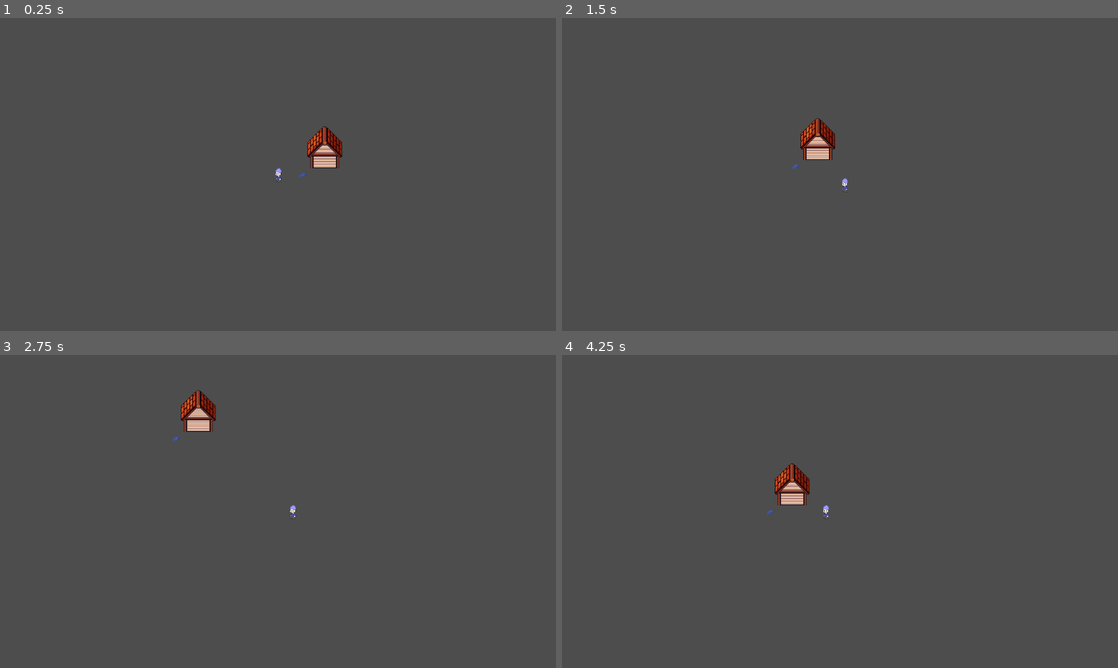
Above: before the commit, frames 1-4 (two rows, left to right).
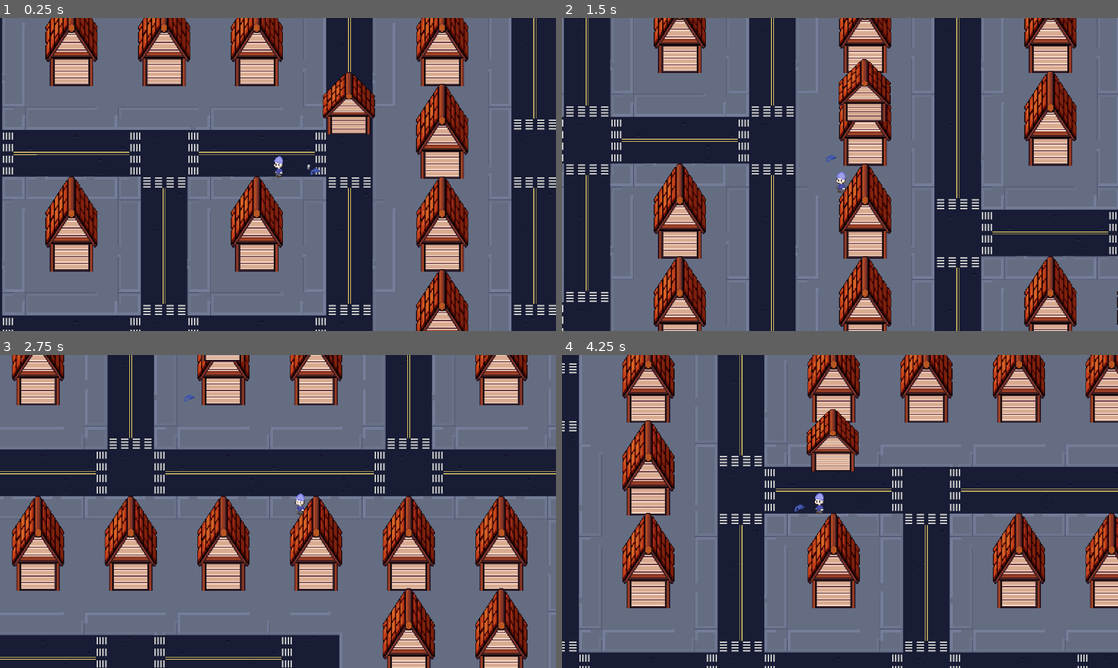
Above: after the commit, the same moments.

Repository: sjgillGit/gwj93
Game: Godot game, scene res://Main/main.tscn
Two runs of this game, one before a commit and one after it. Both use one fixed random seed, a clock stepped at 60 frames per second and the inputs below.
Inputs:
- Up to frame 1 (0.25 s): no input
- Up to frame 2 (1.5 s): tap Enter (ui_accept) at 0.5, 0.77 s; hold D (InputRight) 0.53-1.28 s; hold E (Interact) 0.53-1.28 s; hold S (InputDown) from 1.28 s (still down); tap E (Interact) at 1.35 s
- Up to frame 3 (2.75 s): tap Enter (ui_accept) at 1.52 s; release S (InputDown) at 2.03 s; hold D (InputRight) from 2.03 s (still down); hold E (Interact) from 2.03 s (still down)
- Up to frame 4 (4.25 s): release D (InputRight) at 2.78 s; release E (Interact) at 2.78 s; hold W (InputUp) 2.78-3.53 s; tap E (Interact) at 2.85 s; tap Enter (ui_accept) at 3.02, 3.77 s; hold A (InputLeft) from 3.53 s (still down); hold E (Interact) from 3.53 s (still down)

The runs differ from the first frame. In frame 1, 99% of the frame differs, in the area x 0-100%, y 0-100%; in frame 2, 99%; in frame 3, 99%; in frame 4, 100%.

Commit message:
Worked on generation some more
Just refining and fine tuning the constraints

Diff:
--- a/Main/main.tscn
+++ b/Main/main.tscn
@@ -18,5 +18,4 @@
 position = Vector2(575, 294)
 
 [node name="LevelGenerator" parent="." unique_id=609460223 instance=ExtResource("5_k3v36")]
-visible = false
 z_index = -1
--- a/Scenes/LevelGeneration/level_generator.gd
+++ b/Scenes/LevelGeneration/level_generator.gd
@@ -203,8 +203,8 @@
 			# This path doesn't need to be checked if out of bounds
 			if !is_valid_slot(pos + Module.path_to_dir(path)):
 				# Only sidewalks should end the map
-				if module.paths[path] != 0:
-					module_valid = false
+				#if module.paths[path] != 0:
+					#module_valid = false
 				continue
 
 			var path_valid: bool = false
@@ -220,6 +220,13 @@
 					continue
 				#if module.is_straightaway and nei_module.is_straightaway:
 					#continue
+
+				# parallel road check, if both are roads, but are connecting through sidewalk
+				# then we cancel
+				var is_sidewalk_connection: bool = module.paths[path] == 0 and nei_module.paths[path_to_check] == 0
+				var both_roads: bool = nei_module.paths.values().has(1) and module.paths.values().has(1)
+				if is_sidewalk_connection and both_roads:
+					continue
 
 				# if corresponding, then this path is valid
 				if module.paths[path] == nei_module.paths[path_to_check]:
--- a/Scenes/LevelGeneration/slot.tscn
+++ b/Scenes/LevelGeneration/slot.tscn
@@ -3,7 +3,7 @@
 [ext_resource type="Script" uid="uid://n7mbca5ev311" path="res://Scenes/LevelGeneration/slot.gd" id="1_67x5h"]
 [ext_resource type="TileSet" uid="uid://b1vgdw0essfir" path="res://Scenes/LevelGeneration/tile_set.tres" id="2_67x5h"]
 [ext_resource type="Script" uid="uid://p2o2otdx36y4" path="res://Scenes/LevelGeneration/module.gd" id="2_80t34"]
-[ext_resource type="Texture2D" uid="uid://yhpw7badl1yp" path="res://Assets/Placeholder/Environment/House_Free_TexturePack.png" id="4_4qxx8"]
+[ext_resource type="PackedScene" path="res://Scenes/building.tscn" id="4_4qxx8"]
 
 [node name="Slot" type="Node2D" unique_id=716141078 node_paths=PackedStringArray("modules")]
 script = ExtResource("1_67x5h")
@@ -161,11 +161,9 @@
 [node name="Lines" type="TileMapLayer" parent="Modules/Block/Main" unique_id=1872141446]
 tile_set = ExtResource("2_67x5h")
 
-[node name="HouseFreeTexturePack" type="Sprite2D" parent="Modules/Block" unique_id=632630830]
-position = Vector2(64, 47)
-texture = ExtResource("4_4qxx8")
-region_enabled = true
-region_rect = Rect2(0, 100, 75, 97)
+[node name="Building" parent="Modules/Block" unique_id=95963998 instance=ExtResource("4_4qxx8")]
+position = Vector2(64, 99)
+scale = Vector2(1, 1.529)
 
 [node name="Left" type="Node2D" parent="Modules" unique_id=241570654]
 visible = false
@@ -256,7 +254,6 @@
 2: 1,
 3: 0
 })
-is_intersection = false
 weight = 0.1
 
 [node name="Main" type="TileMapLayer" parent="Modules/UpRight" unique_id=1710754851]
@@ -276,7 +273,6 @@
 2: 0,
 3: 1
 })
-is_intersection = false
 weight = 0.1
 
 [node name="Main" type="TileMapLayer" parent="Modules/UpLeft" unique_id=96666048]
@@ -296,7 +292,6 @@
 2: 1,
 3: 0
 })
-is_intersection = false
 weight = 0.1
 
 [node name="Main" type="TileMapLayer" parent="Modules/DownRight" unique_id=2124824460]
@@ -316,7 +311,6 @@
 2: 0,
 3: 1
 })
-is_intersection = false
 weight = 0.1
 
 [node name="Main" type="TileMapLayer" parent="Modules/DownLeft" unique_id=15330628]
@@ -335,6 +329,7 @@
 offset_bottom = 124.0
 
 [node name="Inactive" type="Node2D" parent="." unique_id=1444338224]
+process_mode = 4
 
 [node name="Label" type="Label" parent="." unique_id=143070501]
 offset_right = 40.0
--- a/Scenes/building.gd
+++ b/Scenes/building.gd
@@ -1,8 +1,10 @@
 extends StaticBody2D
 
+@onready var sprite: Sprite2D = $Sprite2D
+
 func _on_player_detector_body_entered(body: Node2D) -> void:
-	modulate.a = 0.5
+	sprite.modulate.a = 0.1
 
 
 func _on_player_detector_body_exited(body: Node2D) -> void:
-	modulate.a = 1
+	sprite.modulate.a = 1
--- a/Scenes/building.tscn
+++ b/Scenes/building.tscn
@@ -2,6 +2,7 @@
 
 [ext_resource type="Script" uid="uid://8kjnyvfqasii" path="res://Scenes/building.gd" id="1_uj2qm"]
 [ext_resource type="Texture2D" uid="uid://yhpw7badl1yp" path="res://Assets/Placeholder/Environment/House_Free_TexturePack.png" id="2_amr18"]
+[ext_resource type="PackedScene" uid="uid://beapo2vboq3tr" path="res://Scenes/interactable.tscn" id="3_amr18"]
 
 [sub_resource type="RectangleShape2D" id="RectangleShape2D_k3v36"]
 size = Vector2(57, 32)
@@ -27,13 +28,14 @@
 script = ExtResource("1_uj2qm")
 
 [node name="Sprite2D" type="Sprite2D" parent="." unique_id=195288491]
-position = Vector2(-1, 17)
+position = Vector2(0, -1.5)
 texture = ExtResource("2_amr18")
-offset = Vector2(0, -16)
+offset = Vector2(0, -40)
 region_enabled = true
 region_rect = Rect2(0, 0, 80, 95)
 
 [node name="PlayerDetector" type="Area2D" parent="." unique_id=632393335]
+position = Vector2(0, -42.5)
 collision_layer = 0
 
 [node name="CollisionShape2D" type="CollisionShape2D" parent="PlayerDetector" unique_id=1309249152]
@@ -42,24 +44,28 @@
 debug_color = Color(0.78576493, 0.40921003, 0.38810116, 0.41960785)
 
 [node name="CollisionShape2D" type="CollisionShape2D" parent="." unique_id=1594581603]
-position = Vector2(-29.5, 26)
+position = Vector2(-29.5, -16.5)
 shape = SubResource("RectangleShape2D_uj2qm")
 
 [node name="CollisionShape2D2" type="CollisionShape2D" parent="." unique_id=573751500]
-position = Vector2(28, 26)
+position = Vector2(28, -16.5)
 shape = SubResource("RectangleShape2D_amr18")
 
 [node name="CollisionShape2D3" type="CollisionShape2D" parent="." unique_id=261266123]
-position = Vector2(-19, 41.5)
+position = Vector2(-19, -1)
 shape = SubResource("RectangleShape2D_b2wr7")
 
 [node name="CollisionShape2D5" type="CollisionShape2D" parent="." unique_id=1226243131]
-position = Vector2(17.125, 41.5)
+position = Vector2(17.125, -1)
 shape = SubResource("RectangleShape2D_n4bpb")
 
 [node name="CollisionShape2D4" type="CollisionShape2D" parent="." unique_id=1802535541]
-position = Vector2(-1, 10.5)
+position = Vector2(-1, -32)
 shape = SubResource("RectangleShape2D_jdxhs")
+
+[node name="Interactable" parent="." unique_id=1062114288 instance=ExtResource("3_amr18")]
+show_behind_parent = true
+position = Vector2(0, -16)
 
 [connection signal="body_entered" from="PlayerDetector" to="." method="_on_player_detector_body_entered"]
 [connection signal="body_exited" from="PlayerDetector" to="." method="_on_player_detector_body_exited"]
--- a/Scenes/interactable.tscn
+++ b/Scenes/interactable.tscn
@@ -1,10 +1,9 @@
 [gd_scene format=3 uid="uid://beapo2vboq3tr"]
 
 [ext_resource type="Script" uid="uid://u8oj4yvg1pr7" path="res://Scenes/interactable.gd" id="1_pmsje"]
-[ext_resource type="Texture2D" uid="uid://1bkrhmqef34" path="res://Assets/Placeholder/Character/headgear_16x32.png" id="2_73reo"]
+[ext_resource type="Texture2D" uid="uid://ci42ytucnaxso" path="res://Assets/Placeholder/Character/headgear_16x32.png" id="2_73reo"]
 
 [sub_resource type="CircleShape2D" id="CircleShape2D_f6fdm"]
-radius = 11.000028
 
 [sub_resource type="LabelSettings" id="LabelSettings_rj11h"]
 font_size = 8
@@ -18,18 +17,17 @@
 shape = SubResource("CircleShape2D_f6fdm")
 
 [node name="Sprite2D" type="Sprite2D" parent="." unique_id=335036205]
-position = Vector2(0.050802536, 5.9997854)
+position = Vector2(-1.4901161e-07, -2.3841858e-07)
 rotation = -0.49850228
 texture = ExtResource("2_73reo")
 region_enabled = true
 region_rect = Rect2(0, 0, 17, 10)
 
 [node name="Label" type="Label" parent="." unique_id=1306535868]
-visible = false
-offset_left = -12.177379
-offset_top = -20.897642
-offset_right = 27.82262
-offset_bottom = 2.1023579
+offset_left = -11.092743
+offset_top = -10.906466
+offset_right = 28.907257
+offset_bottom = 12.093534
 text = "E"
 label_settings = SubResource("LabelSettings_rj11h")
 
--- a/Scenes/player.tscn
+++ b/Scenes/player.tscn
@@ -14,22 +14,25 @@
 script = ExtResource("1_cvnsp")
 
 [node name="Collision" type="CollisionShape2D" parent="." unique_id=1544013206]
-position = Vector2(0.75, 11)
 shape = SubResource("RectangleShape2D_cvnsp")
 
 [node name="Sprite2D" type="Sprite2D" parent="." unique_id=751425990]
+position = Vector2(0, -12)
 texture = ExtResource("2_cvnsp")
 region_enabled = true
 region_rect = Rect2(0, 0, 16, 32)
 
 [node name="Camera2D" type="Camera2D" parent="." unique_id=785082911]
+zoom = Vector2(1.5, 1.5)
 process_callback = 0
 position_smoothing_enabled = true
 position_smoothing_speed = 6.0
 
 [node name="InteractionDetector" type="Area2D" parent="." unique_id=1588281262]
+position = Vector2(0, -12)
 collision_layer = 0
 collision_mask = 2
 
 [node name="CollisionShape2D" type="CollisionShape2D" parent="InteractionDetector" unique_id=190712221]
+position = Vector2(0, 9)
 shape = SubResource("CircleShape2D_cvnsp")
